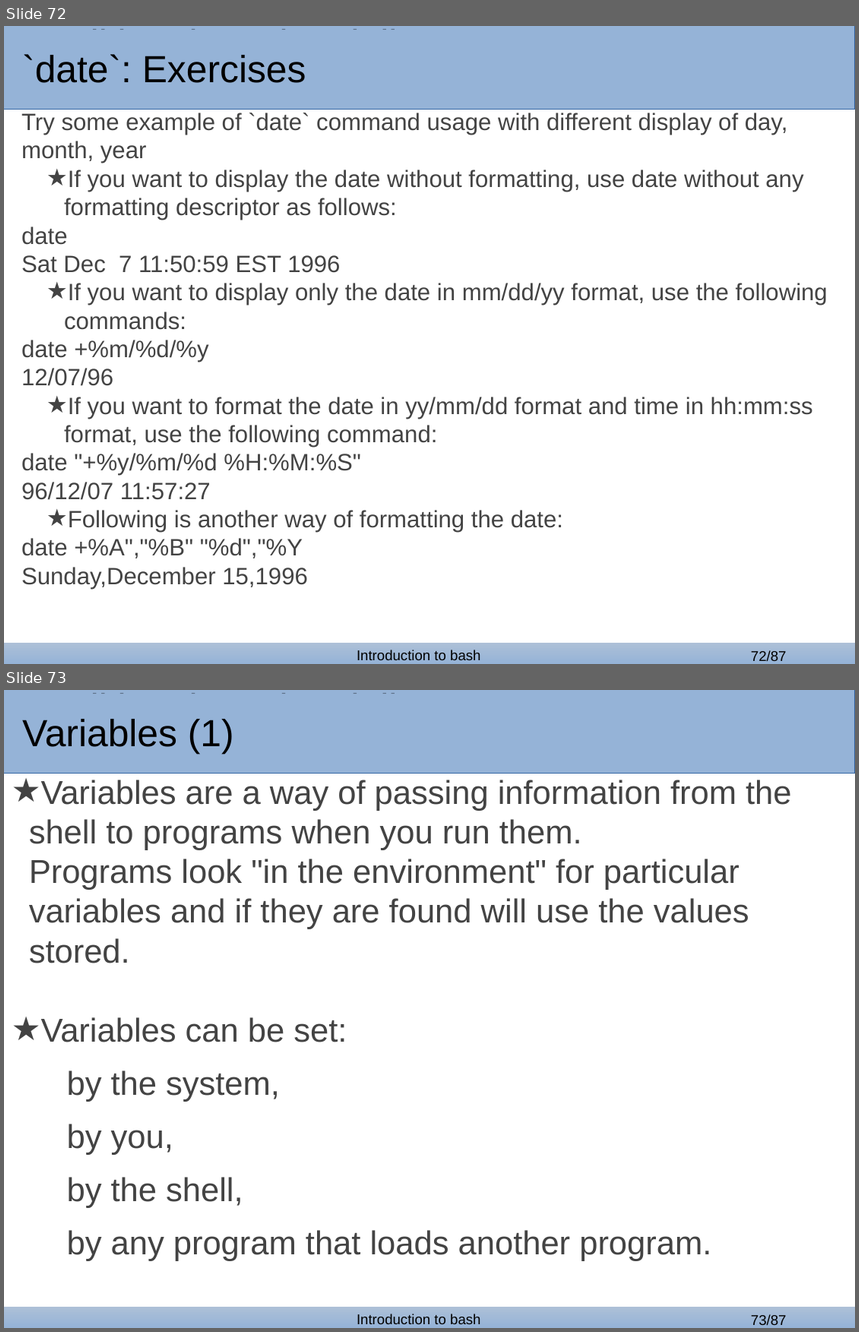
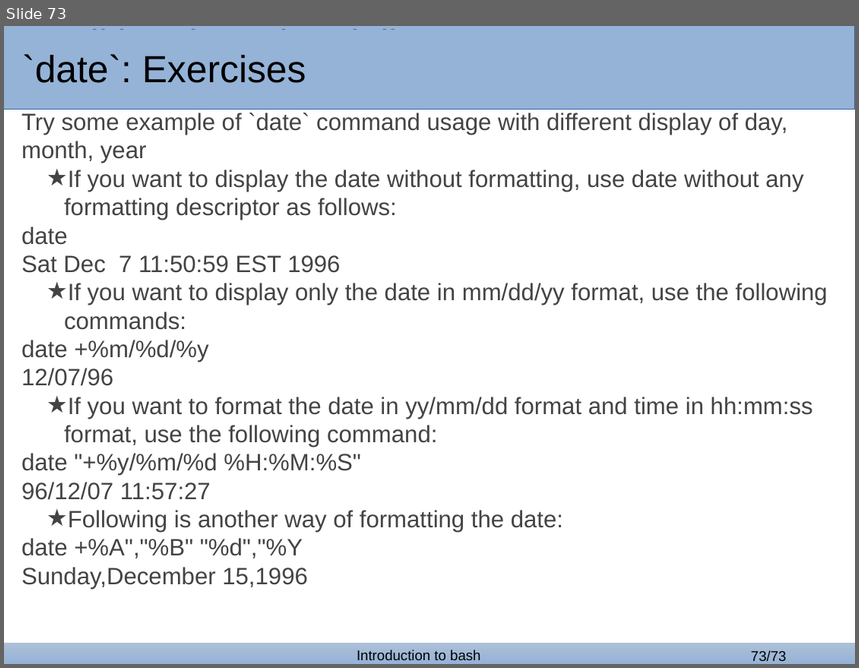
Before and after one commit to GozDavid/bash_lectures, a slide deck: bash_1.odp. Shown one above the other, each under a label of ours: slides 72 and 73 before the commit, slide 73 after it. The pictures are 859x1332 and 859x668 pixels, drawn with LibreOffice and Linux fonts; fonts in the diff are those of the drawing; background and template pictures are left out. Boxes give left, top, right and bottom in pixels: in the first picture for what was removed or moved away, otherwise in the second. Text is boxed around its words. In the diff, an @@ line names an element or a change of style, - is before the commit and + after.

```diff
--- a/bash_1.odp
+++ b/bash_1.odp
@@ slide 73 removed at box(4, 690, 855, 1328), background #FFFFFF; not listed: 4 template elements that a slide beside it also shows @@
@@ rectangle removed at box(4, 693, 703, 770) @@
-Variables (1)
@@ title removed at box(22, 693, 469, 728) @@
-Traditional service delivery
@@ text removed at box(29, 780, 791, 1262) @@
-★ Variables are a way of passing information from the shell to programs when you run them.
-Programs look "in the environment" for particular variables and if they are found will use the values stored.
-★ Variables can be set:
-  by the system,
-  by you,
-  by the shell,
-  by any program that loads another program.
@@ what was slide 72 is now slide 73 @@
@@ page number at box(751, 651, 787, 661): text changed @@
-72/87
+73/73
```
Also in this commit, not shown: 4 slides changed, 1 slide added, 14 other slides removed, 1 other file.
